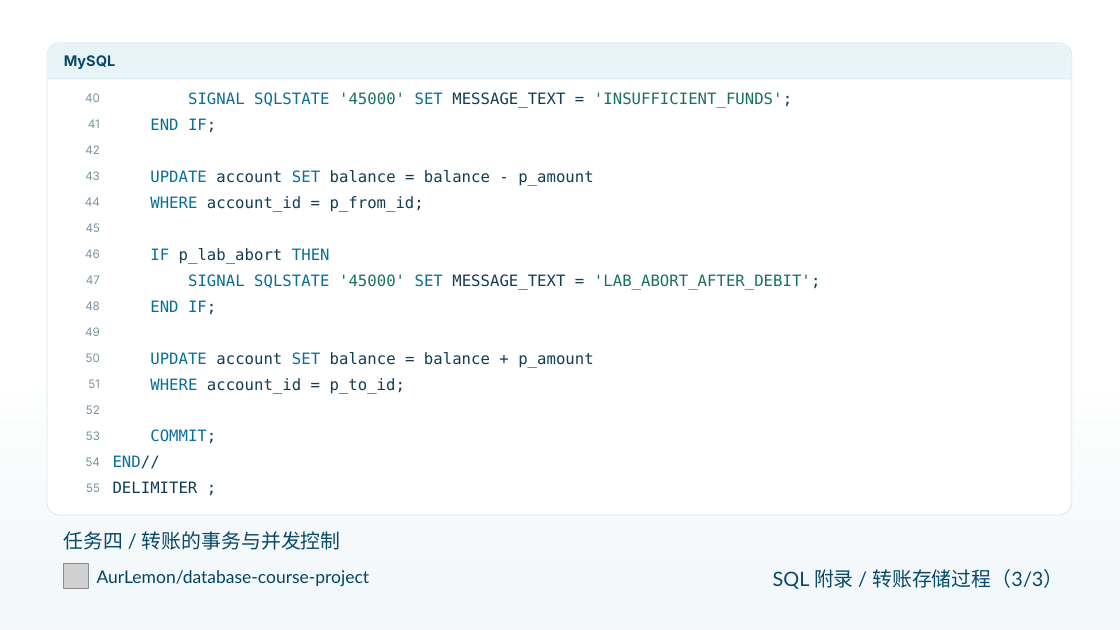
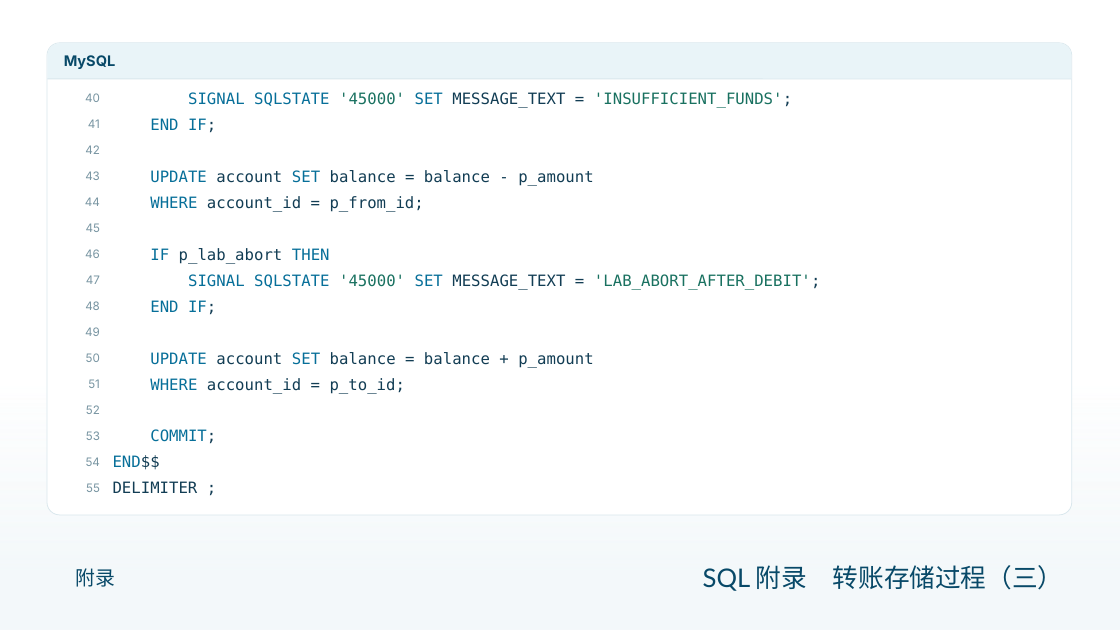
Before and after one commit to AurLemon/pageslip-demo, a slide deck: slide 17 of presentations/task-4-transactions.pptx. Drawn at 1120x630 pixels with LibreOffice and Linux fonts; fonts in the diff are those of the drawing; grey boxes stand for pictures. Boxes give left, top, right and bottom in pixels: in the first picture for what was removed or moved away, otherwise in the second. Text is boxed around its words. In the diff, an @@ line names an element or a change of style, - is before the commit and + after.

```diff
--- a/presentations/task-4-transactions.pptx
+++ b/presentations/task-4-transactions.pptx
@@ text at (113,455,160,470): text changed @@
-END//
+END$$
@@ picture removed at (64,564,88,588) @@
@@ text at (76,568,116,587): text changed @@
-任务四 / 转账的事务与并发控制
+附录
@@ text at (703,565,1064,591): text changed; size 17 to 22 pt @@
-SQL 附录 / 转账存储过程（3/3）
+SQL 附录 转账存储过程（三）
@@ text removed at (97,570,370,586) @@
-AurLemon/database-course-project
```
Also in this commit, not shown: 21 other slides changed, 1 other file.
